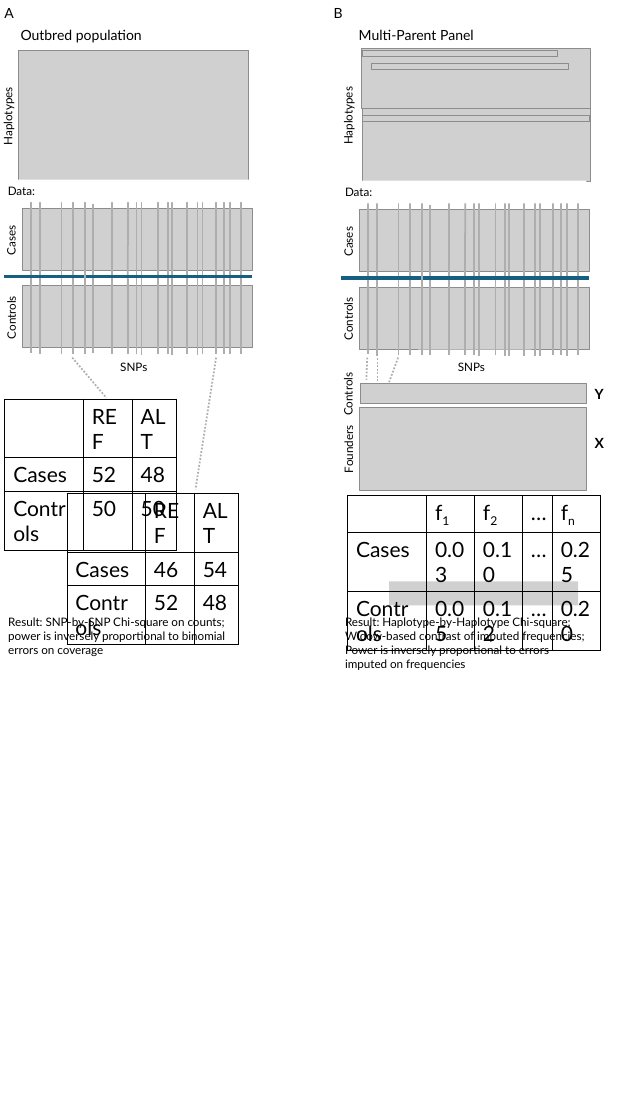
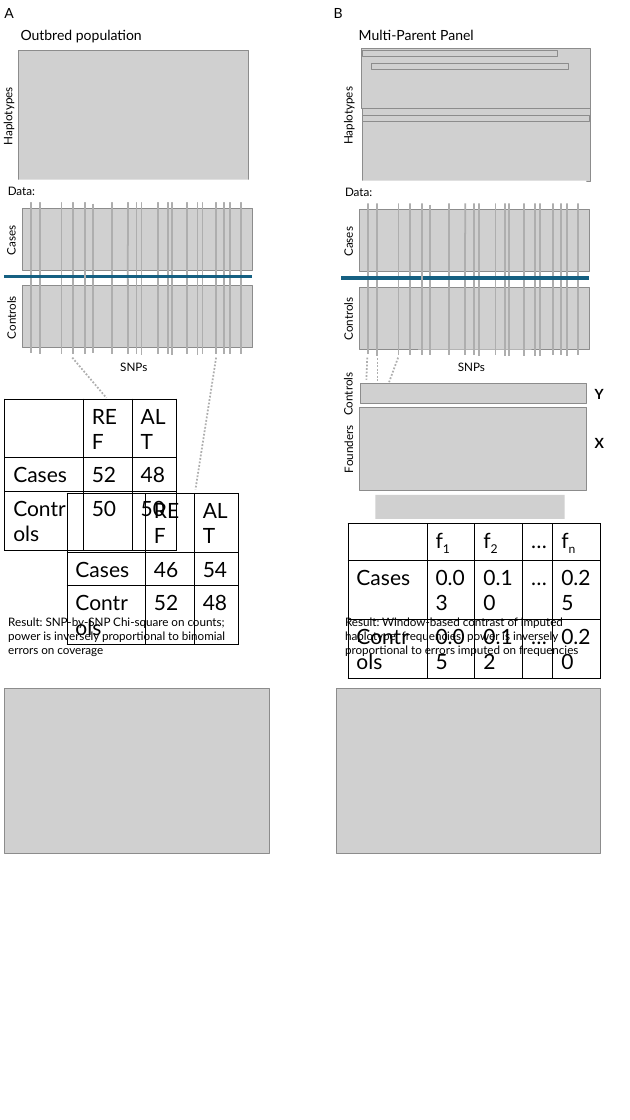
Before and after one commit to sruckman/short_read_review, a slide deck: slide 1 of Figure_3_parts/Figure_3.pptx. Drawn at 630x1120 pixels with LibreOffice and Linux fonts; fonts in the diff are those of the drawing; grey boxes stand for pictures. Boxes give left, top, right and bottom in pixels: in the first picture for what was removed or moved away, otherwise in the second. Text is boxed around its words. In the diff, an @@ line names an element or a change of style, - is before the commit and + after.

```diff
--- a/Figure_3_parts/Figure_3.pptx
+++ b/Figure_3_parts/Figure_3.pptx
@@ picture added at (375,495,564,518) @@
@@ table: place and size @@
-table at (348,496,601,624)
+table at (348,523,601,653)
@@ picture removed at (389,581,578,605) @@
@@ text at (345,616,578,657): text changed @@
-Result: Haplotype-by-Haplotype Chi-square; Widow-based contrast of imputed frequencies; Power is inversely proportional to errors imputed on frequencies
+Result: Window-based contrast of imputed haplotype frequencies; power is inversely proportional to errors imputed on frequencies
@@ picture added at (5,689,269,853) @@
@@ picture added at (337,689,601,853) @@
```
Also in this commit, not shown: 46 other files.
